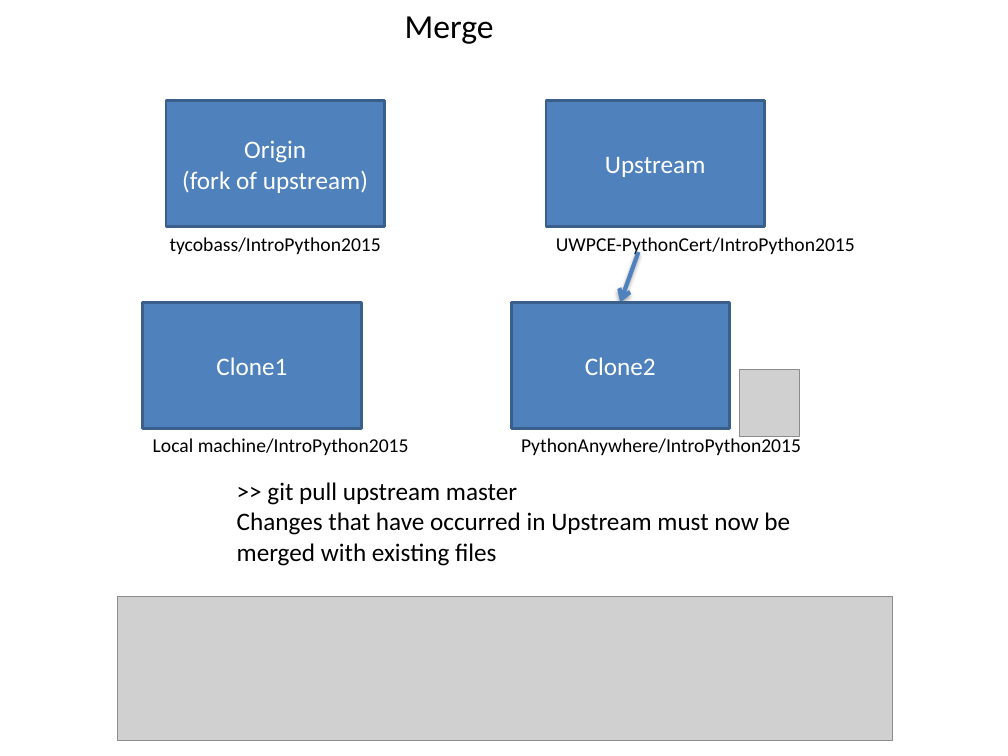
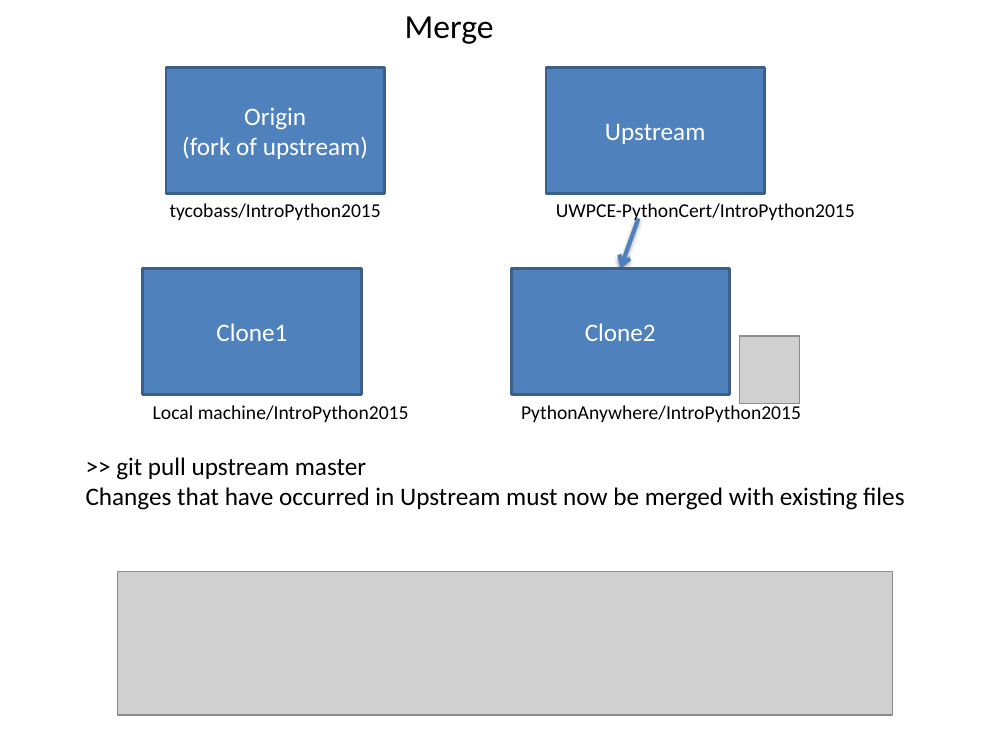
Before and after one commit to UWPCE-PythonCert/IntroToPython-2014, a slide deck: slide 11 of students/eric_v/debris/Using_git.pptx. Drawn at 1008x756 pixels with LibreOffice and Linux fonts; fonts in the diff are those of the drawing; grey boxes stand for pictures. Boxes give left, top, right and bottom in pixels: in the first picture for what was removed or moved away, otherwise in the second. Text is boxed around its words. In the diff, an @@ line names an element or a change of style, - is before the commit and + after.

```diff
--- a/students/eric_v/debris/Using_git.pptx
+++ b/students/eric_v/debris/Using_git.pptx
@@ 4 rectangles, 4 texts, 1 picture, 1 arrow: place and size @@
-4 rectangles, 4 texts, 1 picture, 1 arrow at bbox=[143, 101, 855, 455]
+4 rectangles, 4 texts, 1 picture, 1 arrow at bbox=[143, 68, 855, 422]
@@ text ">> git pull upstream master" rewrapped from bbox=[237, 482, 790, 566] to bbox=[86, 457, 904, 510] @@
@@ picture: place and size @@
-picture at bbox=[118, 597, 893, 741]
+picture at bbox=[118, 572, 893, 716]
```
Also in this commit, not shown: 2 slides added.
